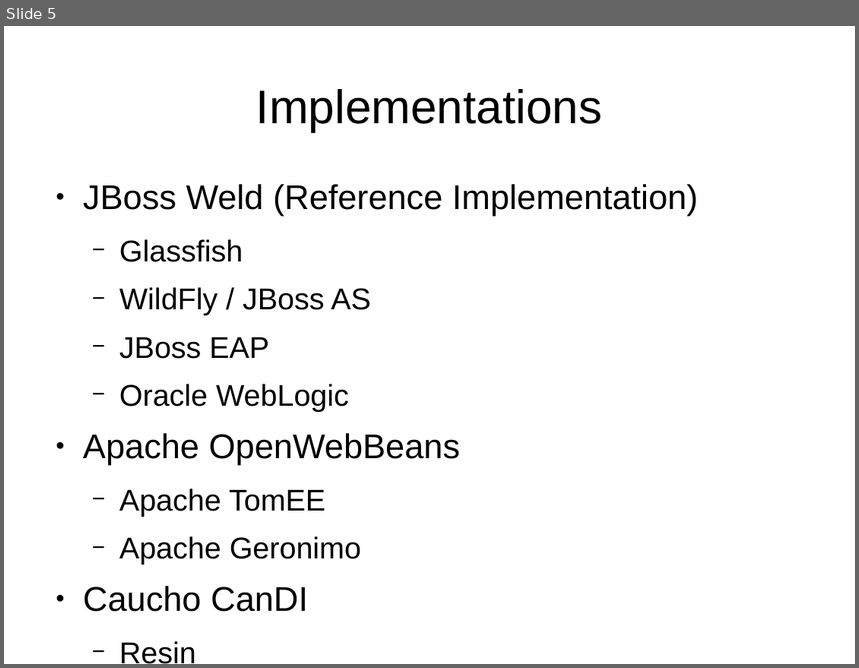
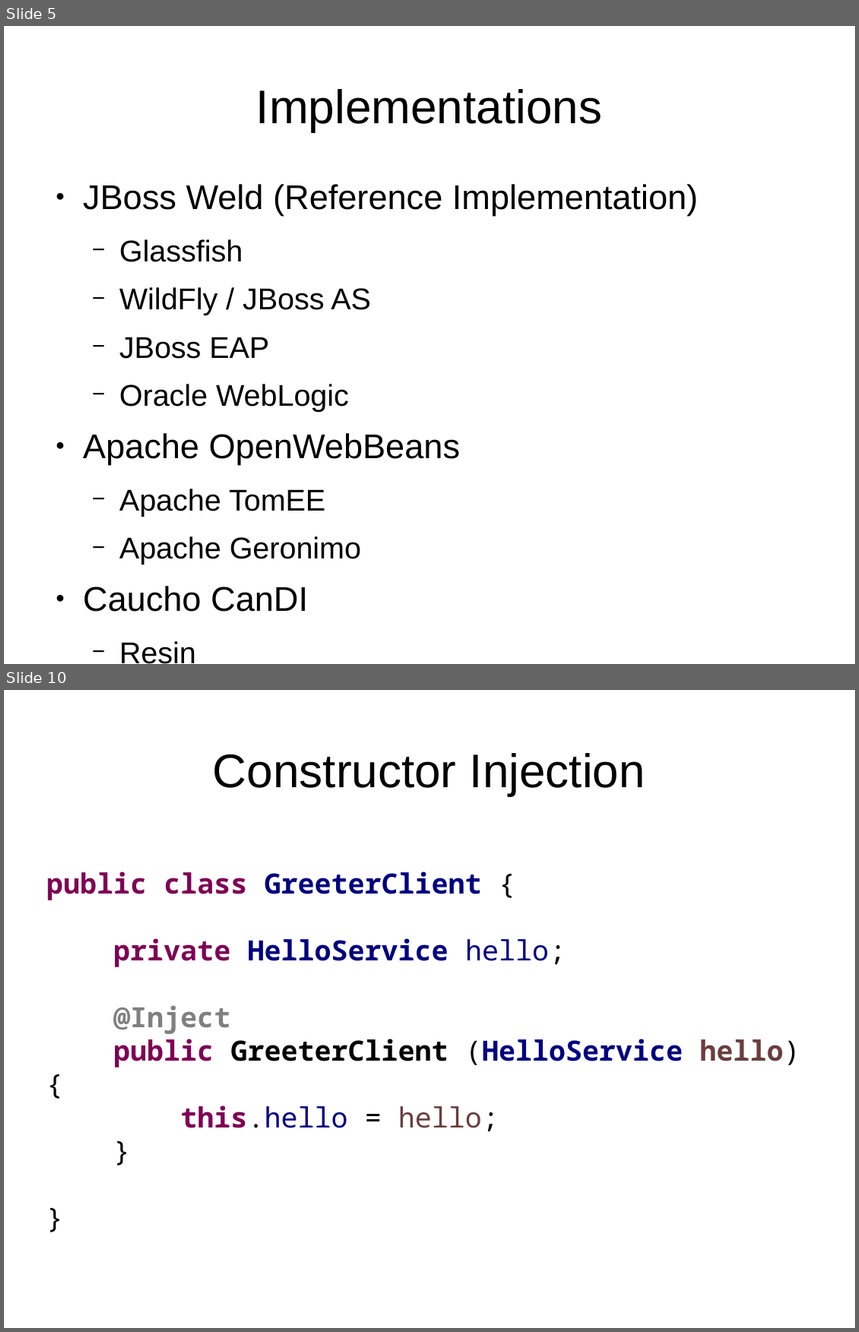
Before and after one commit to FrigoCoder/CDI, a slide deck: CDI.odp. Shown one above the other, each under a label of ours: slide 5 before the commit, slides 5 and 10 after it; the slides between them are not shown. The pictures are 859x668 and 859x1332 pixels, drawn with LibreOffice and Linux fonts; fonts in the diff are those of the drawing. Boxes give left, top, right and bottom in pixels: in the first picture for what was removed or moved away, otherwise in the second. Text is boxed around its words. In the diff, an @@ line names an element or a change of style, - is before the commit and + after.

Commit message:
Dependency injection types.

```diff
--- a/CDI.odp
+++ b/CDI.odp
@@ slide 10 added at (x1=4, y1=690, x2=855, y2=1328), background #FFFFFF @@
@@ title added at (x1=213, y1=753, x2=645, y2=796), 44 pt, text #000000 @@
+Constructor Injection
@@ text added at (x1=47, y1=872, x2=800, y2=1132), 26 pt, text #000080, bold @@
+public class GreeterClient {
+private HelloService hello;
+@Inject
+public GreeterClient (HelloService hello) {
+this.hello = hello;
+}
+}
```
Also in this commit, not shown: 4 slides changed, 4 other slides added, 5 other files.
